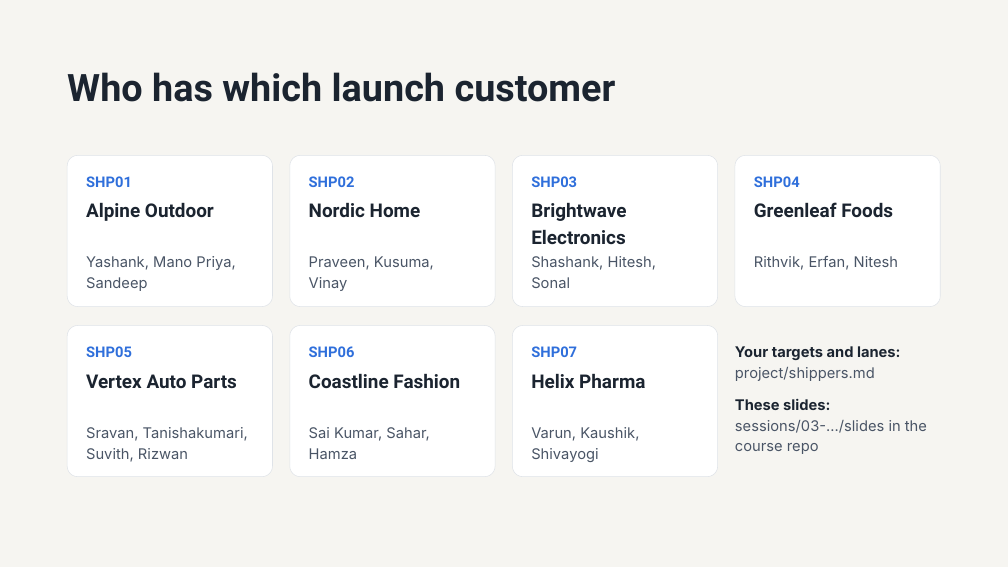
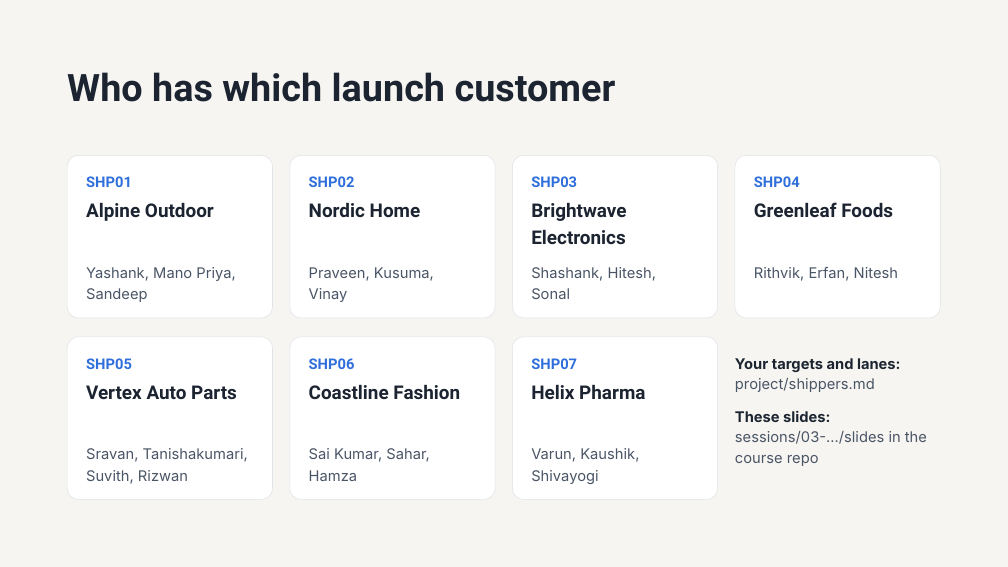
Before and after one commit to 1768SAIKUMAR/cloud-computing-srh, a slide deck: slide 15 of sessions/03-batch-streams-and-architecture-patterns/slides/session-03-batch-streams-and-architecture-patterns.pptx. Drawn at 1008x567 pixels with LibreOffice and Linux fonts; fonts in the diff are those of the drawing. Boxes give left, top, right and bottom in pixels: in the first picture for what was removed or moved away, otherwise in the second. Text is boxed around its words. In the diff, an @@ line names an element or a change of style, - is before the commit and + after.

```diff
--- a/sessions/03-batch-streams-and-architecture-patterns/slides/session-03-batch-streams-and-architecture-patterns.pptx
+++ b/sessions/03-batch-streams-and-architecture-patterns/slides/session-03-batch-streams-and-architecture-patterns.pptx
@@ rounded rectangle: place and size @@
-rounded rectangle at <box>67,156,273,307</box>
+rounded rectangle at <box>67,156,273,318</box>
@@ rounded rectangle: place and size @@
-rounded rectangle at <box>290,156,495,307</box>
+rounded rectangle at <box>290,156,495,318</box>
@@ rounded rectangle: place and size @@
-rounded rectangle at <box>513,156,718,307</box>
+rounded rectangle at <box>513,156,718,318</box>
@@ rounded rectangle: place and size @@
-rounded rectangle at <box>735,156,941,307</box>
+rounded rectangle at <box>735,156,941,318</box>
@@ rounded rectangle: place and size @@
-rounded rectangle at <box>67,326,273,477</box>
+rounded rectangle at <box>67,337,273,500</box>
@@ rounded rectangle: place and size @@
-rounded rectangle at <box>290,326,495,477</box>
+rounded rectangle at <box>290,337,495,500</box>
@@ rounded rectangle: place and size @@
-rounded rectangle at <box>513,326,718,477</box>
+rounded rectangle at <box>513,337,718,500</box>
@@ 11 texts: place and size @@
-11 texts at <box>86,256,927,454</box>
+11 texts at <box>86,267,927,466</box>
@@ 3 texts: place and size @@
-3 texts at <box>86,427,639,462</box>
+3 texts at <box>86,448,639,484</box>
```
Also in this commit, not shown: 9 other slides changed.
